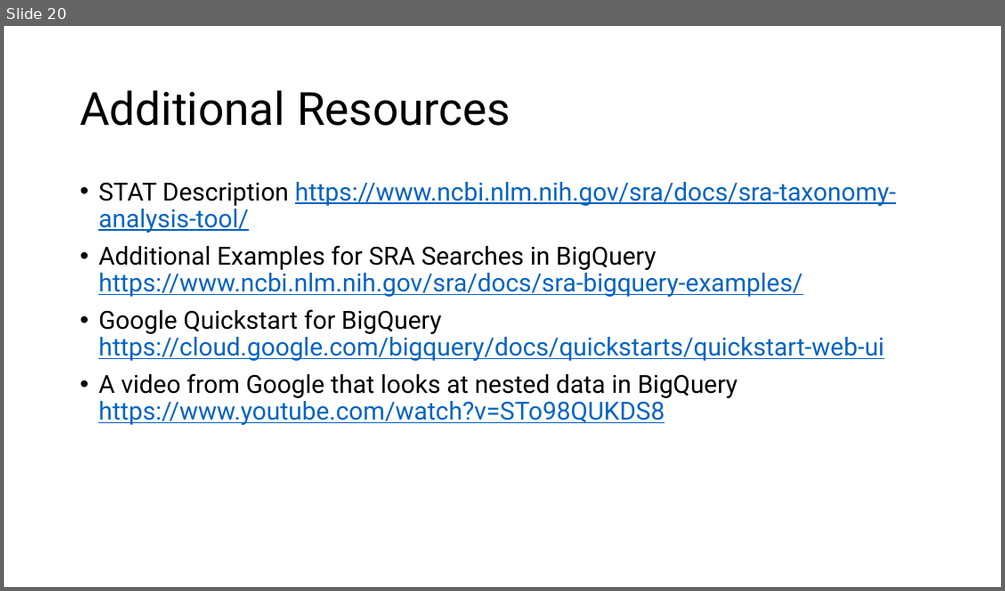
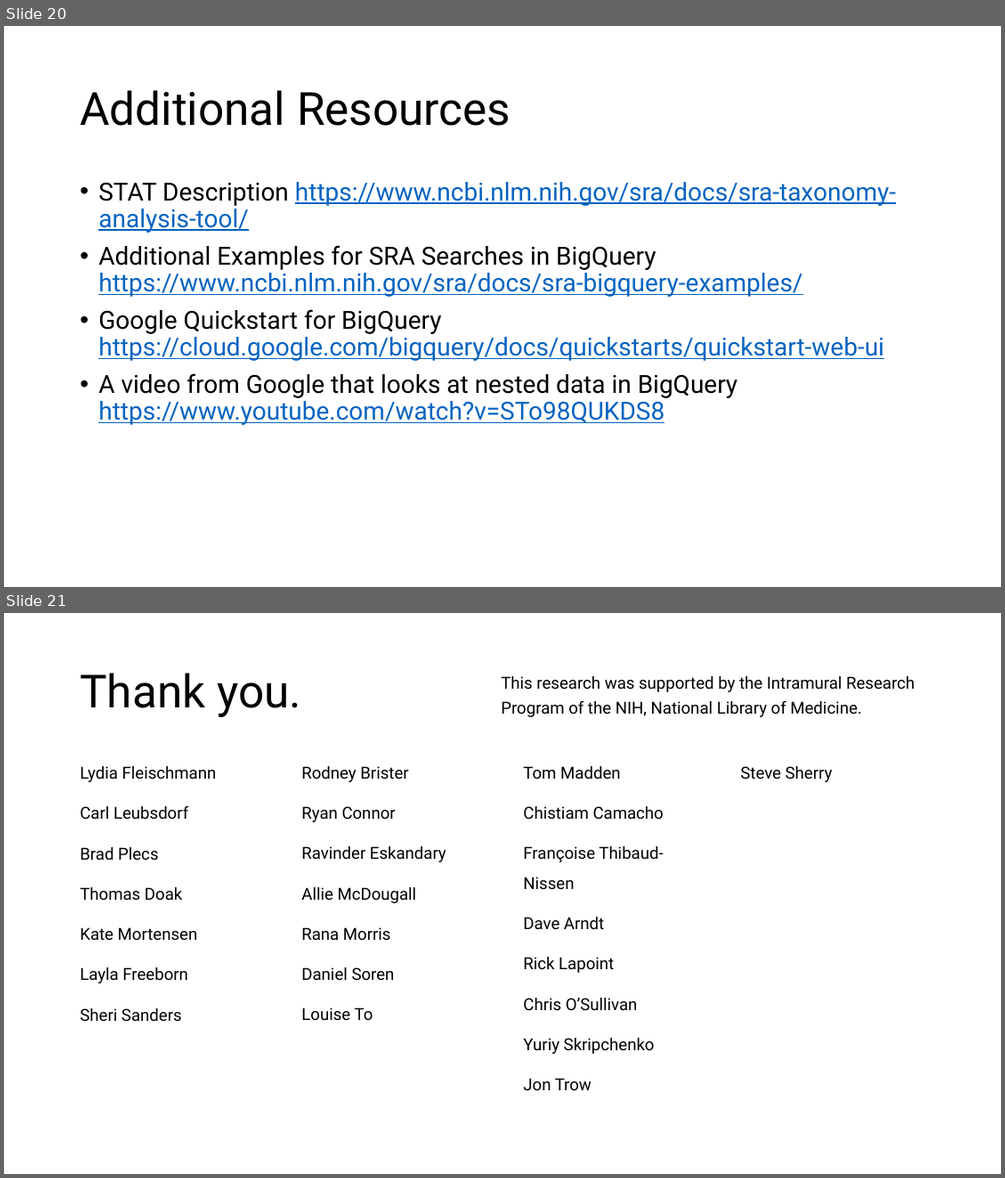
Before and after one commit to NCBI-Codeathons/NCGAS-cloud-workshop, a slide deck: 5_BigQuery.pptx. Shown one above the other, each under a label of ours: slide 20 before the commit, slides 20 and 21 after it. The pictures are 1005x591 and 1005x1178 pixels, drawn with LibreOffice and Linux fonts; fonts in the diff are those of the drawing; background and template pictures are left out. Boxes give left, top, right and bottom in pixels: in the first picture for what was removed or moved away, otherwise in the second. Text is boxed around its words. In the diff, an @@ line names an element or a change of style, - is before the commit and + after.

Commit message:
Add files via upload
Added exercises and stand alone schedule.  Updated BigQuery slides to add thank you slide.

```diff
--- a/5_BigQuery.pptx
+++ b/5_BigQuery.pptx
@@ slide 21 added at (x1=4, y1=613, x2=1001, y2=1174), background #FFFFFF @@
@@ title added at (x1=80, y1=673, x2=301, y2=717), 44 pt, text #000000 @@
+Thank you.
@@ text added at (x1=501, y1=676, x2=914, y2=717), 16 pt, text #000000 @@
+This research was supported by the Intramural Research Program of the NIH, National Library of Medicine.
@@ text added at (x1=80, y1=766, x2=217, y2=1022), 16 pt, text #000000 @@
+Lydia Fleischmann
+Carl Leubsdorf
+Brad Plecs
+Thomas Doak
+Kate Mortensen
+Layla Freeborn
+Sheri Sanders
@@ text added at (x1=301, y1=766, x2=446, y2=1021), 16 pt, text #000000 @@
+Rodney Brister
+Ryan Connor
+Ravinder Eskandary
+Allie McDougall
+Rana Morris
+Daniel Soren
+Louise To
@@ text added at (x1=523, y1=766, x2=663, y2=1091), 16 pt, text #000000 @@
+Tom Madden
+Chistiam Camacho
+Françoise Thibaud-Nissen
+Dave Arndt
+Rick Lapoint
+Chris O’Sullivan
+Yuriy Skripchenko
+Jon Trow
@@ text added at (x1=740, y1=766, x2=833, y2=782), 16 pt, text #000000 @@
+Steve Sherry
```
Also in this commit, not shown: 2 other files.
